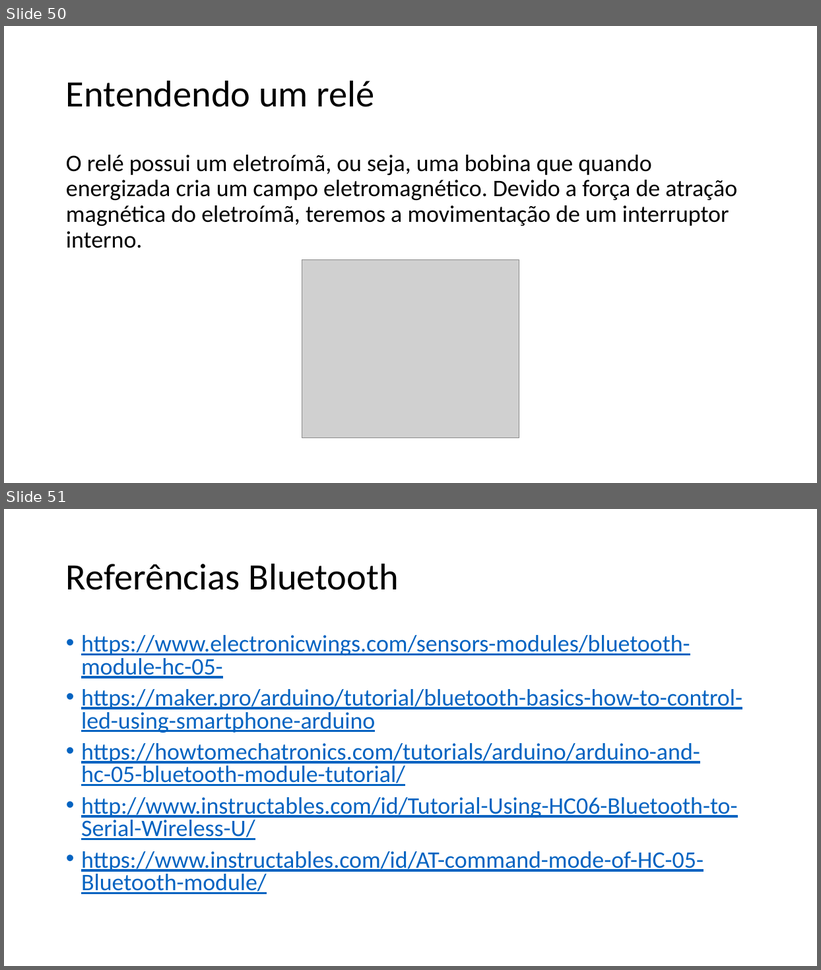
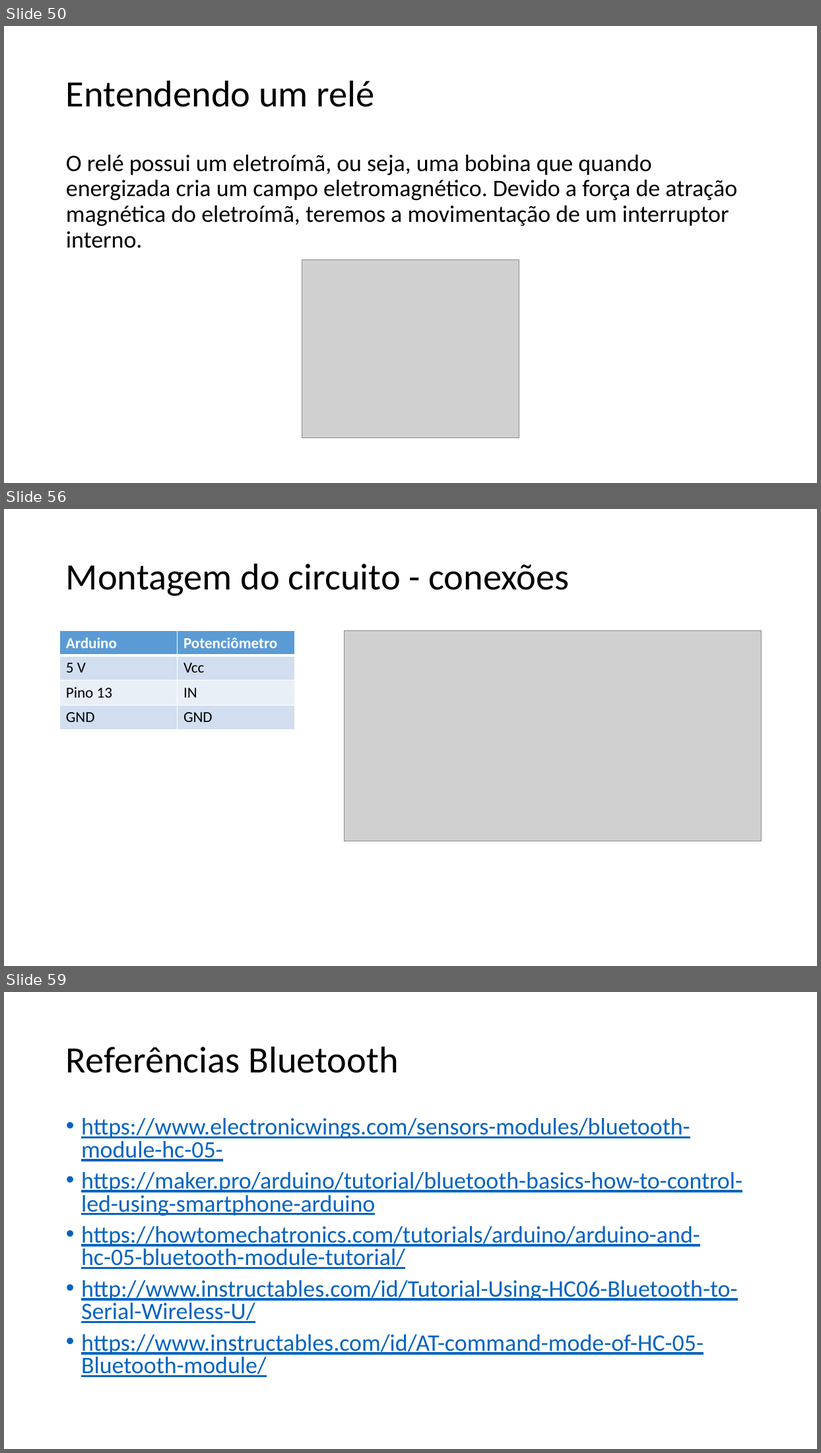
Before and after one commit to salmo-jr/public-slides, a slide deck: arduino-bluetooth.pptx. Shown one above the other, each under a label of ours: slides 50 and 51 before the commit, slides 50, 56 and 59 after it; the slides between them are not shown. The pictures are 821x970 and 821x1453 pixels, drawn with LibreOffice and Linux fonts; fonts in the diff are those of the drawing; grey boxes stand for pictures. Boxes give left, top, right and bottom in pixels: in the first picture for what was removed or moved away, otherwise in the second. Text is boxed around its words. In the diff, an @@ line names an element or a change of style, - is before the commit and + after.

```diff
--- a/arduino-bluetooth.pptx
+++ b/arduino-bluetooth.pptx
@@ slide 56 added at <box>4,509,817,966</box>, background #FFFFFF @@
@@ title added at <box>66,563,570,596</box>, 44 pt, text #000000 @@
+Montagem do circuito - conexões
@@ table added at <box>60,631,296,730</box>, 4 rows, 2 columns @@
+Arduino | Potenciômetro
+5 V | Vcc
+Pino 13 | IN
+GND | GND
@@ picture added at <box>345,631,762,842</box> @@
@@ what was slide 51 is now slide 59 @@
```
Also in this commit, not shown: 7 other slides added, 2 other files.
